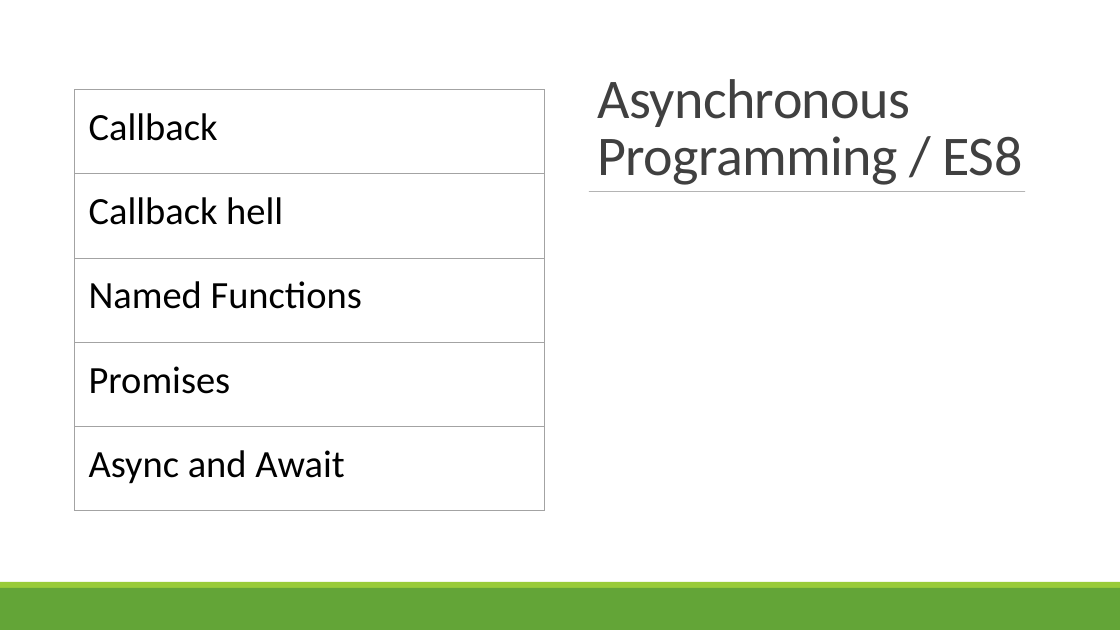
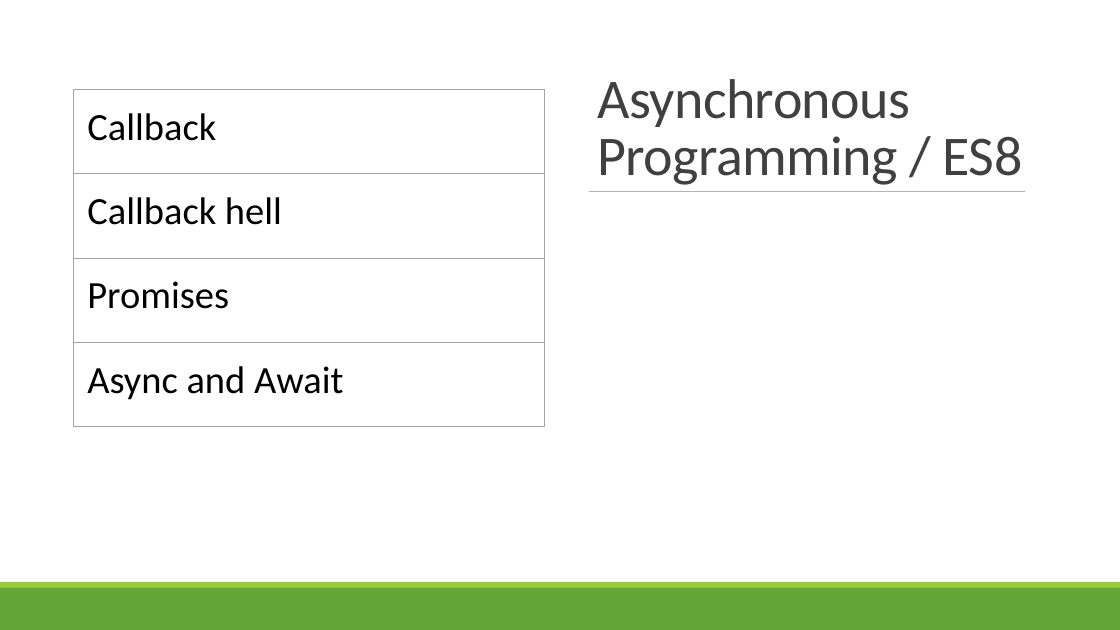
Before and after one commit to sriksmachi/nodejs-trainingmaterial, a slide deck: slide 4 of ppt/async-es6-nodejs.pptx. Drawn at 1120x630 pixels with LibreOffice and Linux fonts; fonts in the diff are those of the drawing. Boxes give left, top, right and bottom in pixels: in the first picture for what was removed or moved away, otherwise in the second. Text is boxed around its words. In the diff, an @@ line names an element or a change of style, - is before the commit and + after.

```diff
--- a/ppt/async-es6-nodejs.pptx
+++ b/ppt/async-es6-nodejs.pptx
@@ table at (73, 90, 544, 427) @@
-row 3: Named Functions
```
Also in this commit, not shown: 1 other slide changed, 7 other files.
